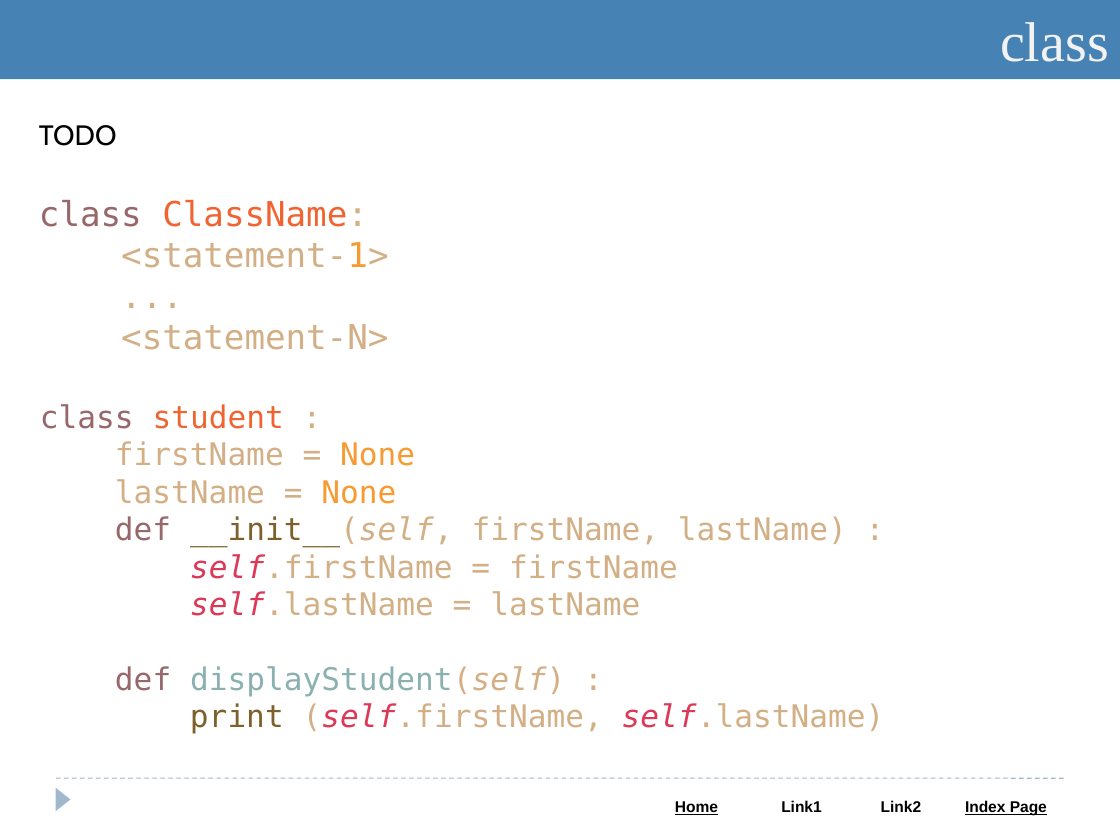
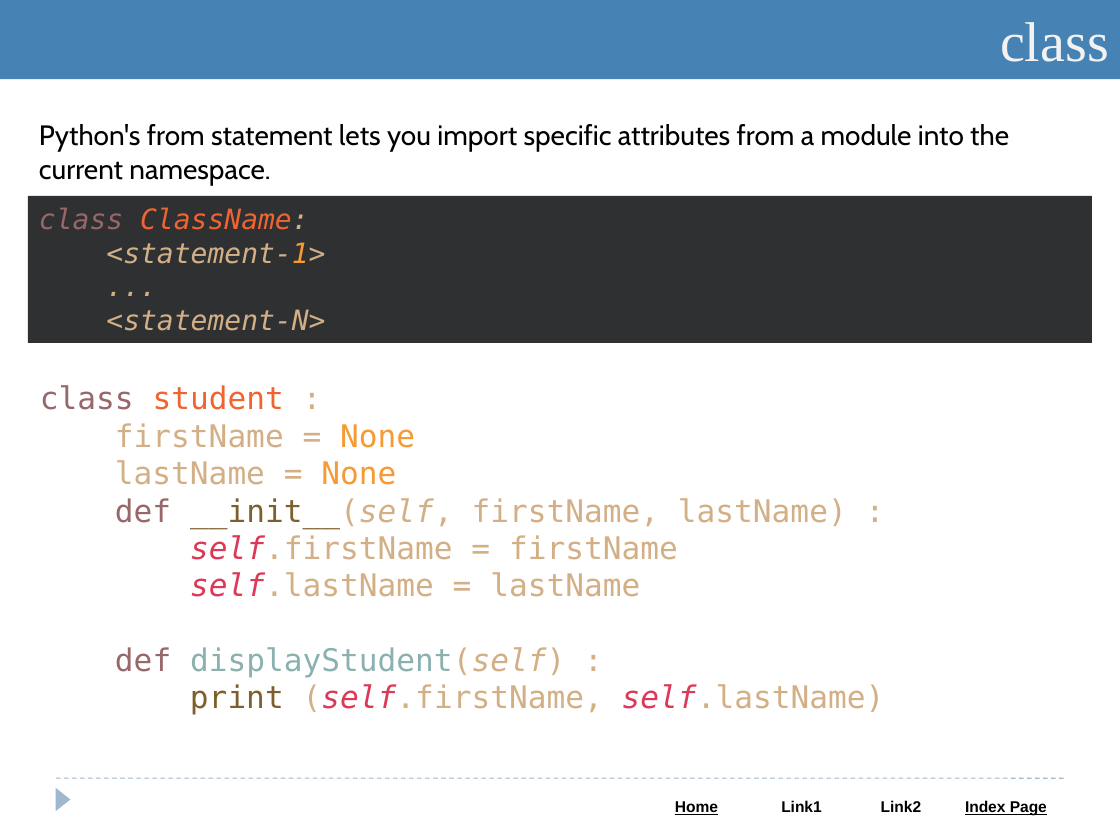
Before and after one commit to Saleel-Bagde-drive/Python-and-Web-PPTs, a slide deck: slide 55 of Python.pptx (slide 50 before the commit). Drawn at 1120x840 pixels with LibreOffice and Linux fonts; fonts in the diff are those of the drawing. Boxes give left, top, right and bottom in pixels: in the first picture for what was removed or moved away, otherwise in the second. Text is boxed around its words. In the diff, an @@ line names an element or a change of style, - is before the commit and + after.

```diff
--- a/Python.pptx
+++ b/Python.pptx
@@ text removed at bbox=[39, 125, 117, 146] @@
-TODO
@@ text added at bbox=[39, 124, 1009, 185], 18 pt, text #000000 @@
+Python's from statement lets you import specific attributes from a module into the current namespace.
@@ rectangle "class ClassName:": place and size @@
-rectangle "class ClassName:" at bbox=[39, 200, 388, 350]
+rectangle "class ClassName:" at bbox=[28, 196, 1092, 343]
@@ rectangle "class ClassName:" at bbox=[28, 196, 1092, 343]: size 22 to 18 pt, italic on; fill none to #2E3032 @@
@@ text "class student :": place and size @@
-text "class student :" at bbox=[40, 404, 885, 734]
+text "class student :" at bbox=[40, 385, 885, 715]
```
Also in this commit, not shown: 19 other slides changed, 5 slides added.
